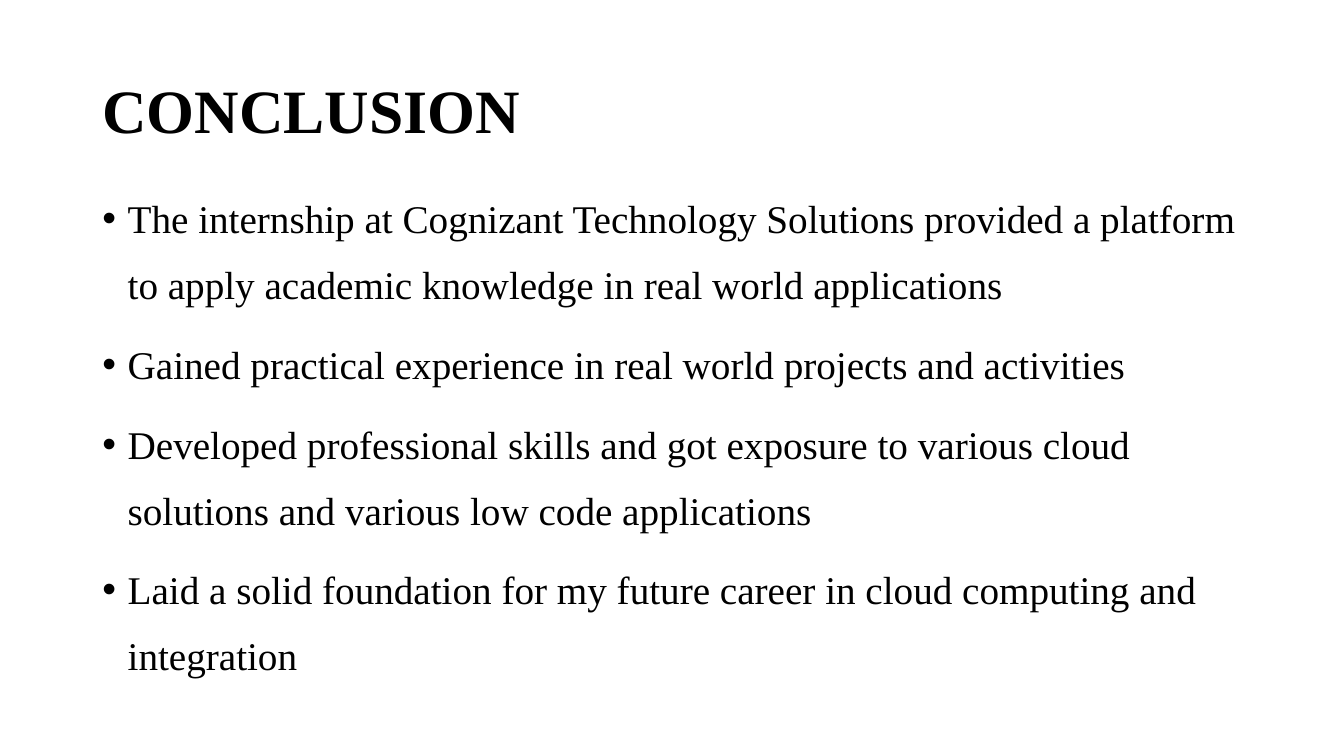
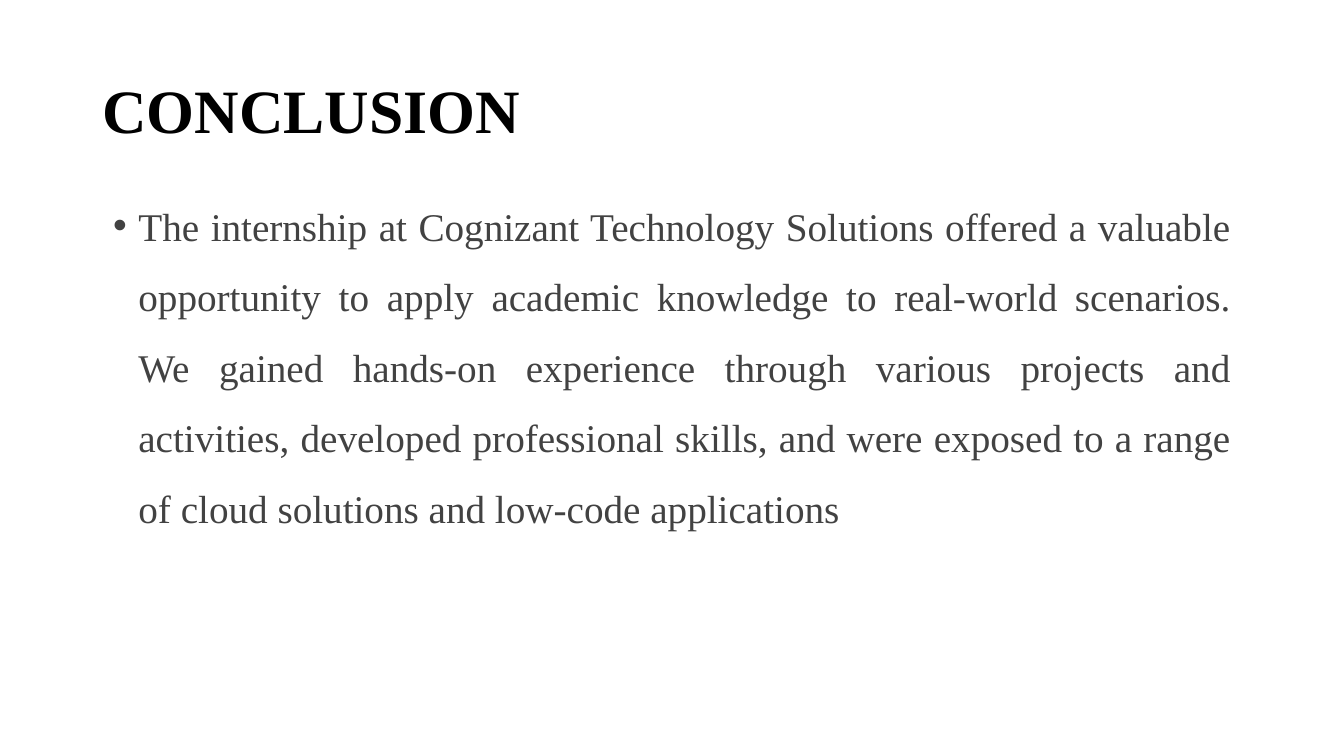
Before and after one commit to hariniariv/Report, a slide deck: slide 20 of ORACLE APEX.pptx (slide 21 before the commit). Drawn at 1344x756 pixels with LibreOffice and Linux fonts; fonts in the diff are those of the drawing. Boxes give left, top, right and bottom in pixels: in the first picture for what was removed or moved away, otherwise in the second. Text is boxed around its words. In the diff, an @@ line names an element or a change of style, - is before the commit and + after.

```diff
--- a/ORACLE APEX.pptx
+++ b/ORACLE APEX.pptx
@@ text at [138, 213, 1231, 531]: text changed; text colour #000000 to #424242 @@
-• The internship at Cognizant Technology Solutions provided a platform to apply academic knowledge in real world applications
-• Gained practical experience in real world projects and activities
-• Developed professional skills and got exposure to various cloud solutions and various low code applications
-• Laid a solid foundation for my future career in cloud computing and integration
+• The internship at Cognizant Technology Solutions offered a valuable opportunity to apply academic knowledge to real-world scenarios. We gained hands-on experience through various projects and activities, developed professional skills, and were exposed to a range of cloud solutions and low-code applications
```
Also in this commit, not shown: 15 other slides changed, 4 slides added, 5 slides removed.
